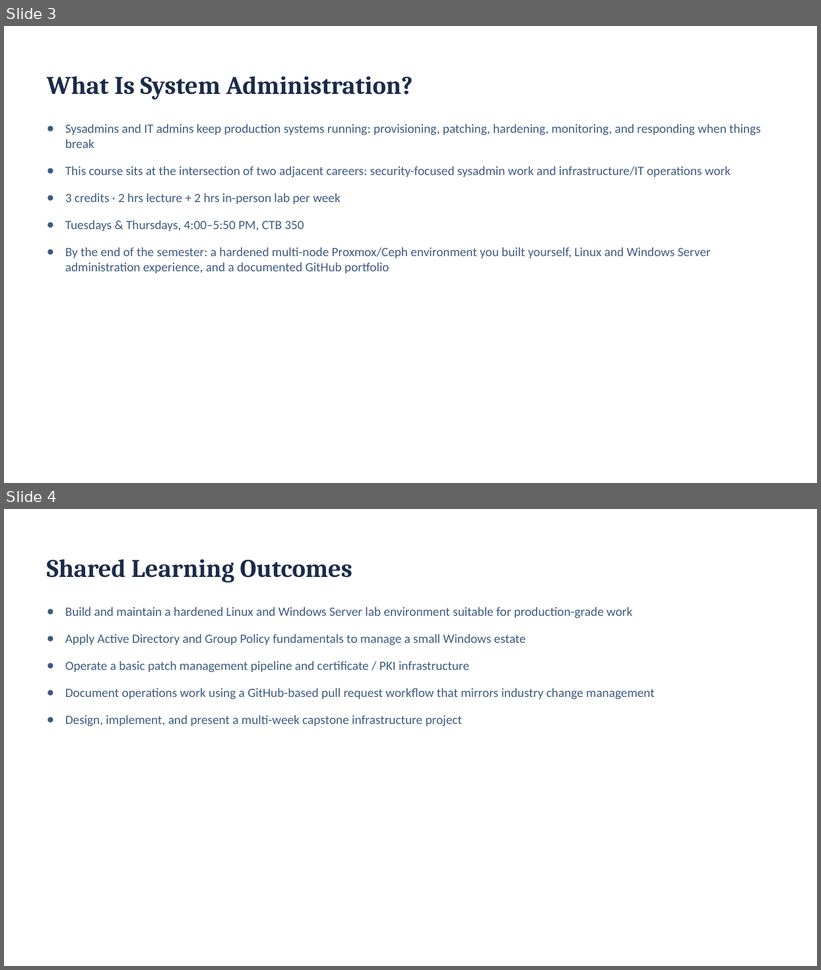
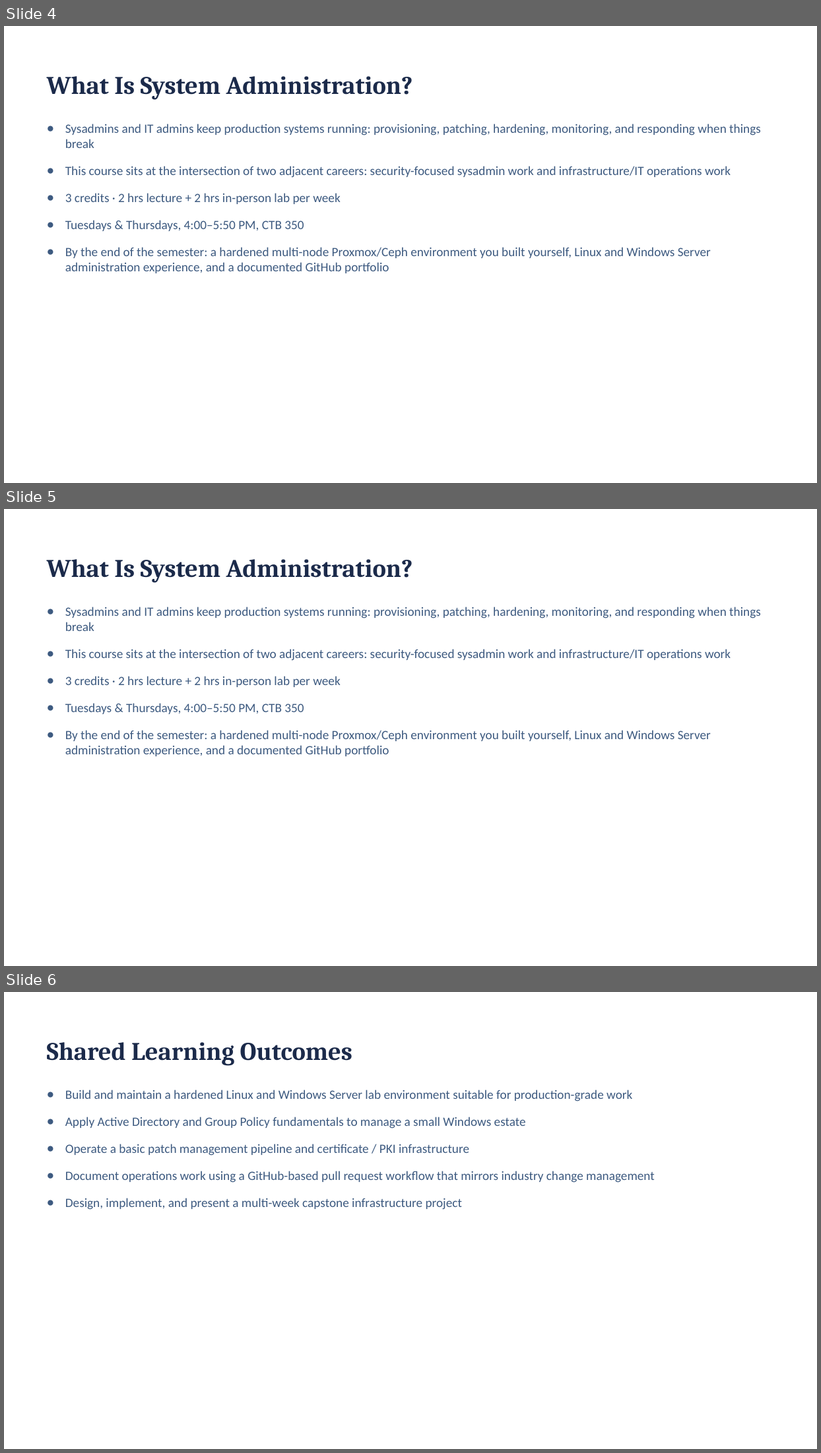
Before and after one commit to BYU-CYBER-444/byu-cyber-444.github.io, a slide deck: lectures/CYBER444_Week01_Introduction_and_Environment_Setup.pptx. Shown one above the other, each under a label of ours: slides 3 and 4 before the commit, slides 4, 5 and 6 after it. The pictures are 821x970 and 821x1453 pixels, drawn with LibreOffice and Linux fonts; fonts in the diff are those of the drawing. Boxes give left, top, right and bottom in pixels: in the first picture for what was removed or moved away, otherwise in the second. Text is boxed around its words. In the diff, an @@ line names an element or a change of style, - is before the commit and + after.

```diff
--- a/lectures/CYBER444_Week01_Introduction_and_Environment_Setup.pptx
+++ b/lectures/CYBER444_Week01_Introduction_and_Environment_Setup.pptx
@@ slide 5 added at bbox=[4, 509, 817, 966], background #FFFFFF @@
@@ text added at bbox=[47, 559, 413, 583], 30 pt, text #1B2A4A, bold @@
+What Is System Administration?
@@ text added at bbox=[65, 607, 761, 757], 15 pt, text #3D5A80 @@
+● Sysadmins and IT admins keep production systems running: provisioning, patching, hardening, monitoring, and responding when things break
+● This course sits at the intersection of two adjacent careers: security-focused sysadmin work and infrastructure/IT operations work
+● 3 credits · 2 hrs lecture + 2 hrs in-person lab per week
+● Tuesdays & Thursdays, 4:00–5:50 PM, CTB 350
+● By the end of the semester: a hardened multi-node Proxmox/Ceph environment you built yourself, Linux and Windows Server administration experience, and a documented GitHub portfolio
@@ what was slide 3 is now slide 4 @@
@@ what was slide 4 is now slide 6 @@
```
Also in this commit, not shown: 5 slides changed, 1 other slide added.
